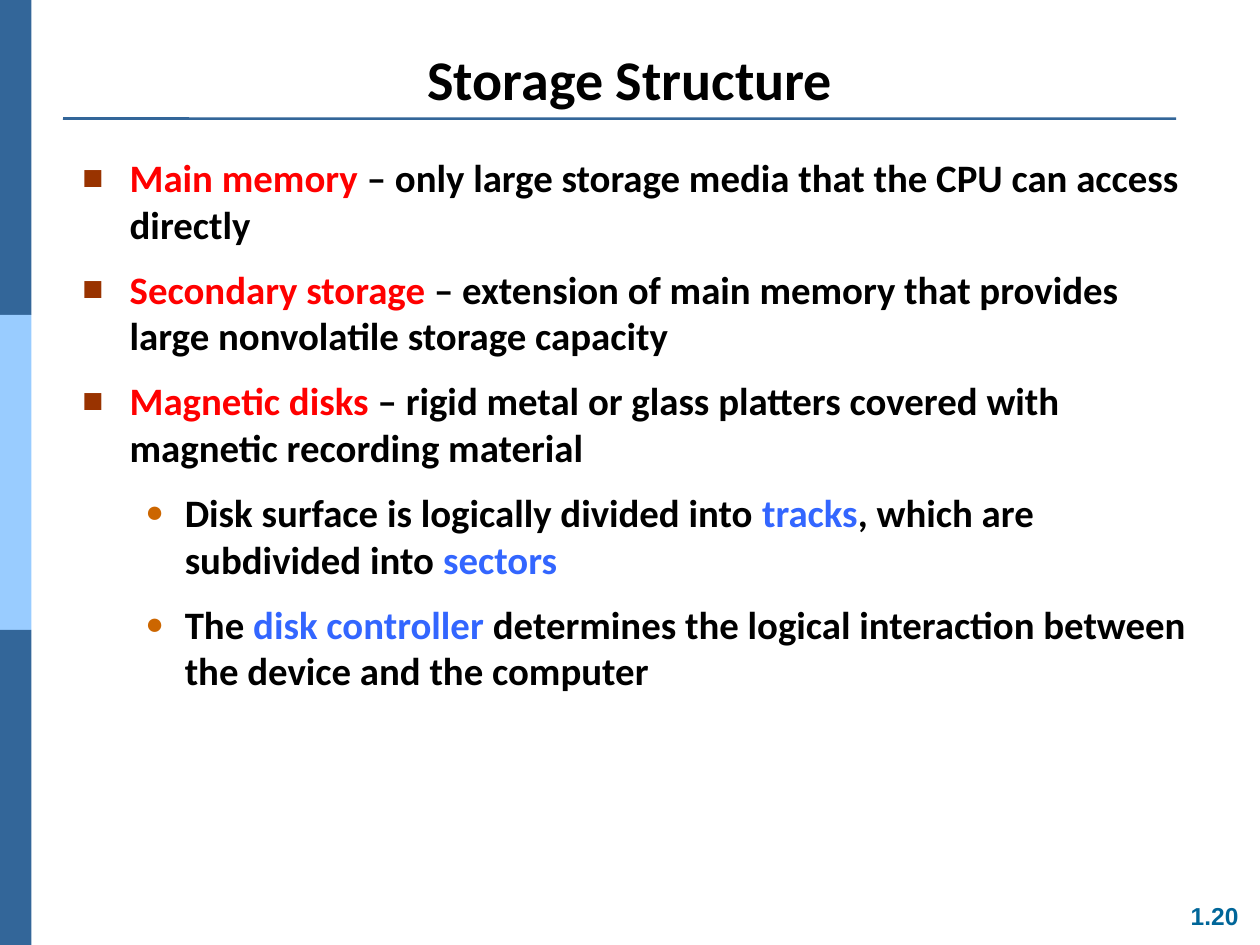
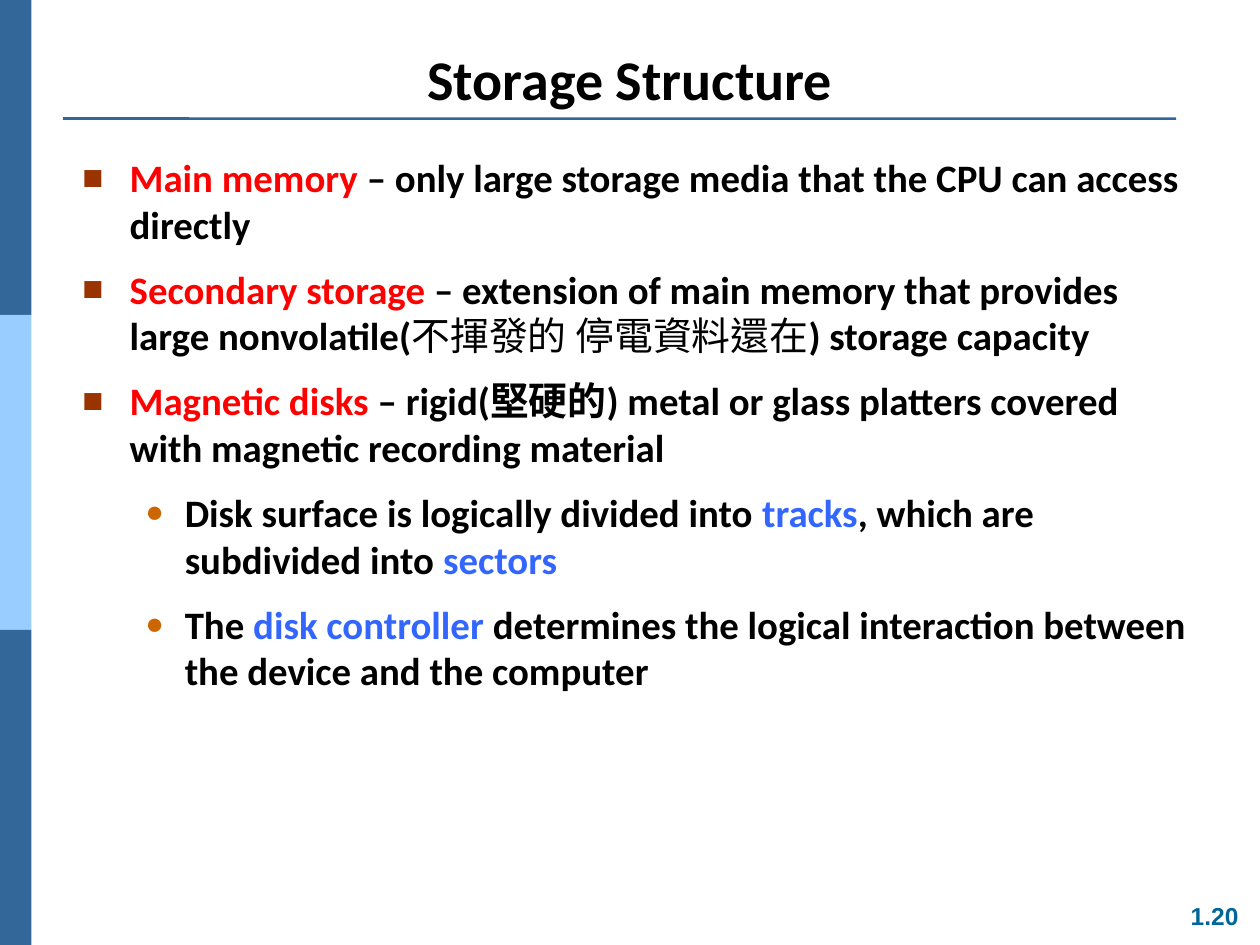
Before and after one commit to Yang09701194/OS_Learning, a slide deck: slide 20 of ch01.ppt. Drawn at 1260x945 pixels with LibreOffice and Linux fonts; fonts in the diff are those of the drawing. Boxes give left, top, right and bottom in pixels: in the first picture for what was removed or moved away, otherwise in the second. Text is boxed around its words. In the diff, an @@ line names an element or a change of style, - is before the commit and + after.

```diff
--- a/ch01.ppt
+++ b/ch01.ppt
@@ text at (130,276,1118,469): text changed @@
-■ Secondary storage – extension of main memory that provides large nonvolatile storage capacity
-■ Magnetic disks – rigid metal or glass platters covered with magnetic recording material
+■ Secondary storage – extension of main memory that provides large nonvolatile(不揮發的 停電資料還在) storage capacity
+■ Magnetic disks – rigid(堅硬的) metal or glass platters covered with magnetic recording material
```
Also in this commit, not shown: 5 other slides changed, 2 slides added.
